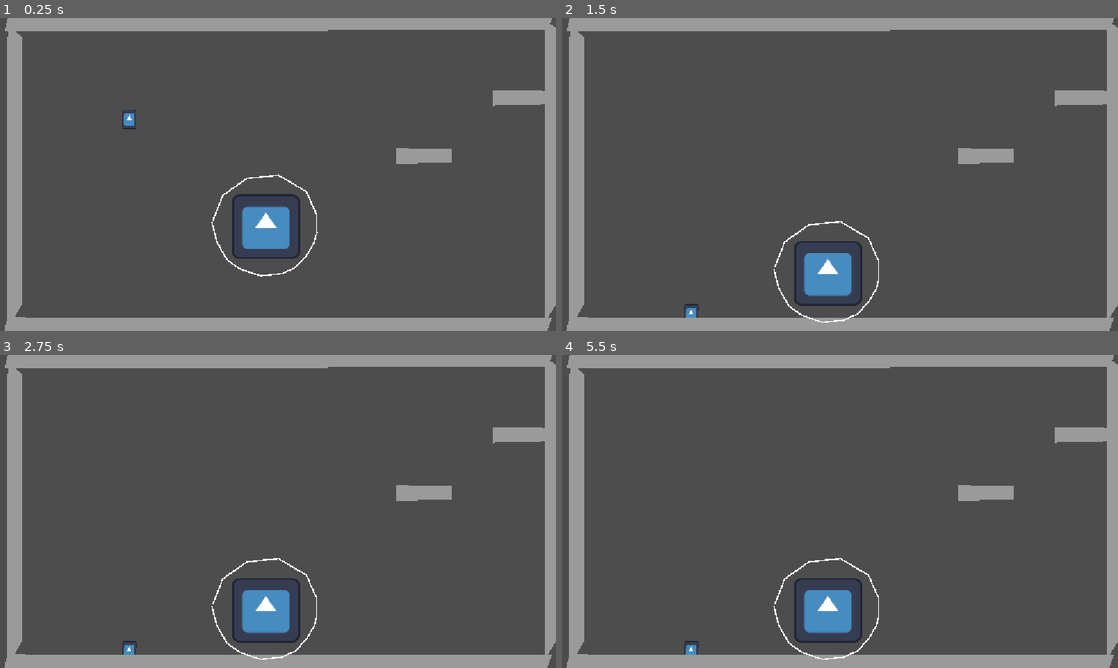
Above: before the commit, frames 1-4 (two rows, left to right).
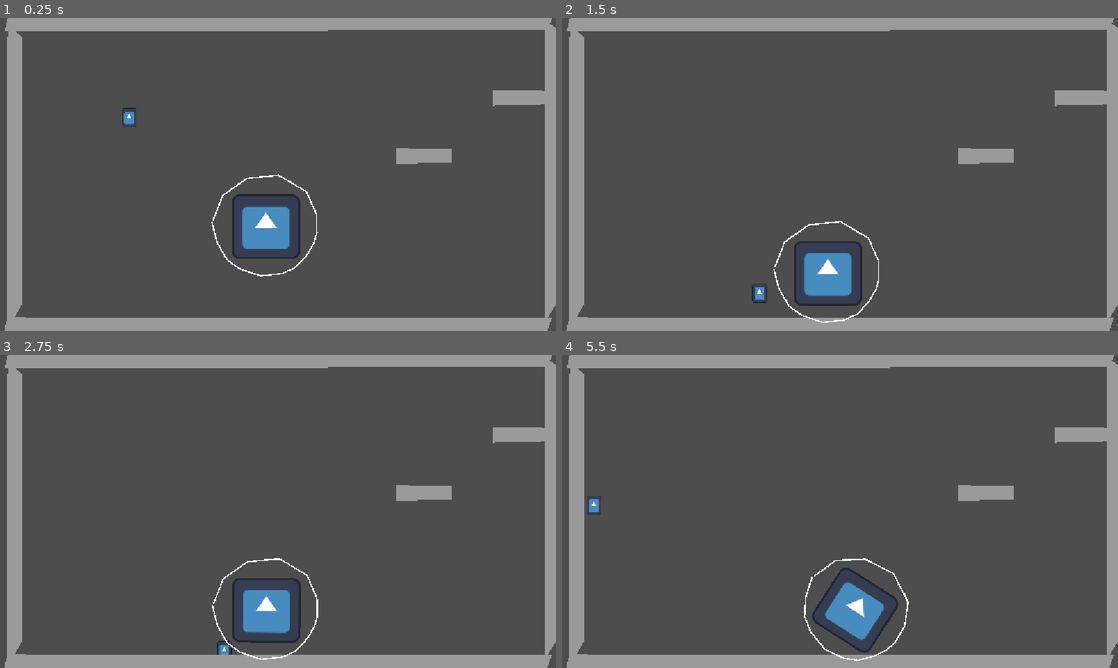
Above: after the commit, the same moments.

Repository: TAL-Trent/SSJamF2026
Game: Godot game, scene res://Test Scene Dev Trent.tscn
Same seed, same stepped clock (60 frames per second), same inputs: the game is played once before the commit and once after it. This scene is started directly instead of the project's main scene. The engine's default icon, where the game draws it, is replaced by a stand-in: a white triangle on a blue panel in a dark square.
Inputs:
- Up to frame 1 (0.25 s): no input
- Up to frame 2 (1.5 s): hold Right (right) 0.53-1.28 s; tap Space (jump) at 0.77 s; hold Left (left) from 1.28 s (still down)
- Up to frame 3 (2.75 s): tap Space (jump) at 1.52 s; release Left (left) at 2.03 s; hold Right (right) from 2.03 s (still down)
- Up to frame 4 (5.5 s): tap Space (jump) at 3.02, 3.77, 4.52 s; release Right (right) at 3.53 s; hold Left (left) from 3.53 s (still down)

The runs differ from the first frame. In frame 1, less than 0.1% of the frame differs, in the area x 22-25%, y 28-36%; in frame 2, 0.2%; in frame 3, 0.4%; in frame 4, 2.6%, in the area x 4-63%, y 45-98%.
Error before the commit: Cannot call method 'apply_impulse' on a null value. (res://Test)

Commit message:
fixed player sprite rotation issue

Diff:
--- a/jank/Test Scene Dev Trent.tscn
+++ b/jank/Test Scene Dev Trent.tscn
@@ -18,8 +18,15 @@
 [sub_resource type="CircleShape2D" id="CircleShape2D_oym00"]
 radius = 205.4069
 
-[node name="Node2D" type="Node2D" unique_id=965193724]
+[node name="Node2D" type="Node2D" unique_id=965193724 node_paths=PackedStringArray("Player", "PlayerSprite")]
 script = ExtResource("1_jkau5")
+Player = NodePath("Player")
+PlayerSprite = NodePath("Player2dSprite")
+
+[node name="Player2dSprite" type="Sprite2D" parent="." unique_id=1676920389]
+position = Vector2(268, 190)
+scale = Vector2(0.2304688, 0.3125001)
+texture = ExtResource("2_h7ysx")
 
 [node name="Player" type="RigidBody2D" parent="." unique_id=272158072]
 position = Vector2(268, 187)
@@ -29,11 +36,6 @@
 [node name="CollisionShape2D" type="CollisionShape2D" parent="Player" unique_id=666665252]
 position = Vector2(0, 2)
 shape = SubResource("CircleShape2D_cxiam")
-
-[node name="Icon" type="Sprite2D" parent="Player" unique_id=1676920389]
-position = Vector2(0, 3)
-scale = Vector2(0.2304688, 0.3125001)
-texture = ExtResource("2_h7ysx")
 
 [node name="Floor" type="StaticBody2D" parent="." unique_id=1060266912]
 position = Vector2(880, 168)
--- a/jank/Test Scene Script dev trent.gd
+++ b/jank/Test Scene Script dev trent.gd
@@ -1,6 +1,7 @@
 extends Node
 
 @export var Player: RigidBody2D
+@export var PlayerSprite: Sprite2D
 
 func _input(event):
 	if event.is_action_pressed("jump"):
@@ -33,4 +34,4 @@
 
 # Called every frame. 'delta' is the elapsed time since the previous frame.
 func _process(delta: float) -> void:
-	pass
+	PlayerSprite.global_position = Player.global_position
